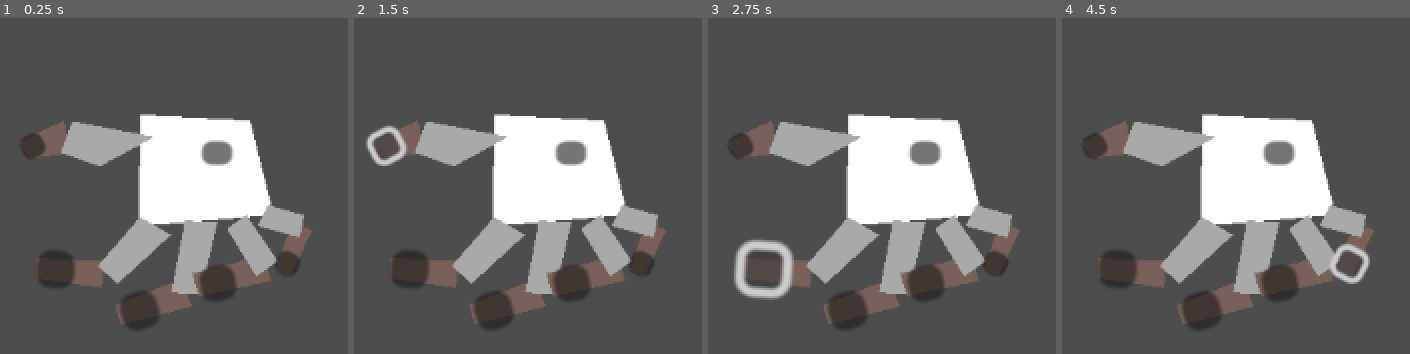
Above: before the commit, frames 1-4 (left to right).
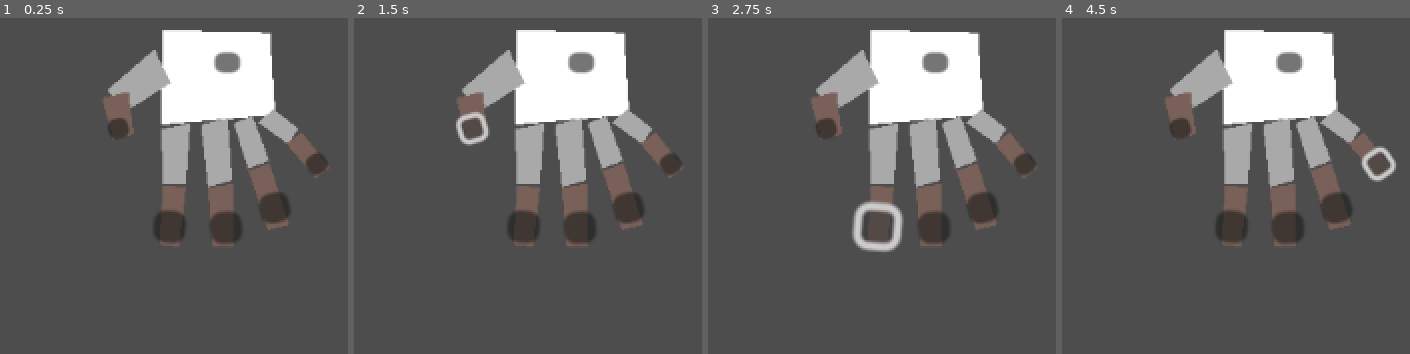
Above: after the commit, the same moments.

Repository: Peter-Pyshnyy/LudumDare57
Game: Godot game, scene res://scenes/main.tscn
The game is run twice, just before and just after one commit, with the same random seed, the same clock (stepped at 60 frames per second) and the same inputs.
Inputs (mouse positions are in pixels of both pictures, inside the frame that each line leads up to; where the layout moved, square brackets give the same spot in the first picture):
- Up to frame 1 (0.25 s): no input
- Up to frame 2 (1.5 s): click (580, 61) [569, 152] at 0.5 s; click (472, 128) [388, 145] at 1.25 s
- Up to frame 3 (2.75 s): click (875, 229) [760, 266] at 2 s
- Up to frame 4 (4.5 s): click (1288, 226) [1201, 310] at 2.75 s; click (1336, 209) [1281, 283] at 3.5 s; click (1378, 165) [1347, 263] at 4.25 s

The runs differ from the first frame. In frame 1, 37% of the frame differs, in the area x 6-95%, y 3-93%; in frame 2, 37%; in frame 3, 37%; in frame 4, 37%.

Commit message:
Added hand collision

Diff:
--- a/scenes/grips.gd
+++ b/scenes/grips.gd
@@ -19,7 +19,7 @@
 var dir: Vector2
 
 func _input(event):
-	if event is InputEventMouseButton:
+	if is_palm and event is InputEventMouseButton:
 		if event.button_index == MOUSE_BUTTON_WHEEL_UP:
 			palm.rotate(deg_to_rad(-3))
 		elif event.button_index == MOUSE_BUTTON_WHEEL_DOWN:
@@ -28,7 +28,6 @@
 func _physics_process(delta):
 	if is_dragging:
 		target.global_position = get_global_mouse_position() - offset
-		print(target.position)
 
 func focus_target(t: Node2D):
 	target = t
@@ -85,8 +84,10 @@
 
 
 func _on_palm_select_button_down():
+	is_palm = true
 	focus_target(palm)
 
 
 func _on_palm_select_button_up():
+	is_palm = false
 	unfocus()
--- a/scenes/hand.tscn
+++ b/scenes/hand.tscn
@@ -47,6 +47,39 @@
 modifications/3 = SubResource("SkeletonModification2DTwoBoneIK_m1v21")
 modifications/4 = SubResource("SkeletonModification2DTwoBoneIK_kdemd")
 
+[sub_resource type="RectangleShape2D" id="RectangleShape2D_eyfoh"]
+size = Vector2(32.0868, 34)
+
+[sub_resource type="RectangleShape2D" id="RectangleShape2D_cmdsa"]
+size = Vector2(15.7748, 8.7862)
+
+[sub_resource type="RectangleShape2D" id="RectangleShape2D_k7pjy"]
+size = Vector2(11.1249, 21.0054)
+
+[sub_resource type="RectangleShape2D" id="RectangleShape2D_m1v21"]
+size = Vector2(14.7185, 4.58039)
+
+[sub_resource type="RectangleShape2D" id="RectangleShape2D_kdemd"]
+size = Vector2(9.01015, 20.9917)
+
+[sub_resource type="RectangleShape2D" id="RectangleShape2D_n04oe"]
+size = Vector2(14.9742, 5.3869)
+
+[sub_resource type="RectangleShape2D" id="RectangleShape2D_yinqy"]
+size = Vector2(10.5788, 25.0676)
+
+[sub_resource type="RectangleShape2D" id="RectangleShape2D_ligq1"]
+size = Vector2(16.5455, 5.70965)
+
+[sub_resource type="RectangleShape2D" id="RectangleShape2D_y1wyv"]
+size = Vector2(8.56003, 20.9168)
+
+[sub_resource type="RectangleShape2D" id="RectangleShape2D_v24qn"]
+size = Vector2(17.4106, 7.05091)
+
+[sub_resource type="RectangleShape2D" id="RectangleShape2D_bfalx"]
+size = Vector2(7.80298, 14.799)
+
 [node name="Hand" type="Node2D"]
 position = Vector2(363, 159)
 
@@ -64,19 +97,19 @@
 scale = Vector2(1.00001, 1.00001)
 
 [node name="Thumb Target" type="Node2D" parent="Skeleton2D/Palm/IK Targets"]
-position = Vector2(-58.5217, 18.1631)
+position = Vector2(-33.6217, 45.5483)
 
 [node name="Index Target" type="Node2D" parent="Skeleton2D/Palm/IK Targets"]
-position = Vector2(-53.9004, 56.9394)
+position = Vector2(-12.6328, 89.2335)
 
 [node name="Mid Target" type="Node2D" parent="Skeleton2D/Palm/IK Targets"]
-position = Vector2(-23.822, 71.948)
+position = Vector2(11.3797, 88.6153)
 
 [node name="Ring Target" type="Node2D" parent="Skeleton2D/Palm/IK Targets"]
-position = Vector2(3.3061, 58.0901)
+position = Vector2(29.663, 77.3588)
 
 [node name="Pinky Target" type="Node2D" parent="Skeleton2D/Palm/IK Targets"]
-position = Vector2(30.9055, 51.2162)
+position = Vector2(45.1428, 54.2644)
 
 [node name="Test Target" type="Node2D" parent="Skeleton2D/Palm/IK Targets"]
 position = Vector2(-141.786, 47.2359)
@@ -84,7 +117,7 @@
 [node name="PalmPolygon" type="Polygon2D" parent="Skeleton2D/Palm"]
 scale = Vector2(1.27778, 1)
 skeleton = NodePath("../..")
-polygon = PackedVector2Array(-17.2174, -8, -18, 30, 18, 26, 11.7391, -6)
+polygon = PackedVector2Array(-17.2174, -8, -18, 30, 18, 26, 16.4348, -7)
 
 [node name="Palm Select" type="Button" parent="Skeleton2D/Palm/PalmPolygon"]
 anchors_preset = -1
@@ -97,22 +130,35 @@
 offset_right = 6.96072
 offset_bottom = 8.776
 
+[node name="Palm A2D" type="Area2D" parent="Skeleton2D/Palm/PalmPolygon"]
+
+[node name="Palm Collision" type="CollisionShape2D" parent="Skeleton2D/Palm/PalmPolygon/Palm A2D"]
+position = Vector2(-0.391205, 11)
+shape = SubResource("RectangleShape2D_eyfoh")
+
 [node name="Thumb1" type="Bone2D" parent="Skeleton2D/Palm"]
 position = Vector2(-23, 4)
-rest = Transform2D(1, 0, 0, 1, -23, 4)
+rotation = 0.612801
+scale = Vector2(1, 1)
+rest = Transform2D(0.81804, 0.575161, -0.575161, 0.81804, -23, 4)
 metadata/_local_pose_override_enabled_ = true
 
 [node name="Thumb2" type="Bone2D" parent="Skeleton2D/Palm/Thumb1"]
+z_index = 1
 position = Vector2(-19, 17)
-scale = Vector2(1, 1)
-rest = Transform2D(-0.553392, 0.832921, -0.832921, -0.553392, -19, 17)
+rotation = 2.41168
+scale = Vector2(1, 1)
+rest = Transform2D(-0.745234, 0.666802, -0.666802, -0.745234, -19, 17)
+auto_calculate_length_and_angle = false
+length = 16.0
+bone_angle = -1.82123e-06
 metadata/_local_pose_override_enabled_ = true
 
 [node name="Thumb2Polygon" type="Polygon2D" parent="Skeleton2D/Palm/Thumb1/Thumb2"]
 rotation = 0.0715228
 color = Color(0.476252, 0.380246, 0.346791, 1)
 skeleton = NodePath("../../../..")
-polygon = PackedVector2Array(-0.559063, 2.77263, 3.06348, -8.03834, 15.8142, -3.30334, 16.6357, 3.35436)
+polygon = PackedVector2Array(-0.559063, 2.77263, 0.0453796, -8.02765, 16.9366, -5.25504, 16.6357, 3.35436)
 
 [node name="Thumb Select" type="Button" parent="Skeleton2D/Palm/Thumb1/Thumb2/Thumb2Polygon"]
 z_index = 3
@@ -126,24 +172,43 @@
 offset_right = 16.9046
 offset_bottom = 3.50684
 
+[node name="Thumb2 A2D" type="Area2D" parent="Skeleton2D/Palm/Thumb1/Thumb2/Thumb2Polygon"]
+
+[node name="Thumb2 Collision" type="CollisionShape2D" parent="Skeleton2D/Palm/Thumb1/Thumb2/Thumb2Polygon/Thumb2 A2D"]
+position = Vector2(7.87424, -1.61942)
+rotation = 0.0455898
+scale = Vector2(1, 1)
+shape = SubResource("RectangleShape2D_cmdsa")
+
 [node name="Thumb Anchor" type="Node2D" parent="Skeleton2D/Palm/Thumb1/Thumb2"]
-position = Vector2(16.0006, 0.000738745)
+position = Vector2(16.0009, -0.000105707)
 
 [node name="Thumb1Polygon" type="Polygon2D" parent="Skeleton2D/Palm/Thumb1"]
 color = Color(0.666569, 0.666569, 0.666569, 1)
 skeleton = NodePath("../../..")
-polygon = PackedVector2Array(-1, -7, -2, 14, -13, 23, -20, 14)
+polygon = PackedVector2Array(-2.87582, -4.09019, 4.93356, 8.75554, -13, 23, -20, 14)
+
+[node name="Thumb1 A2D" type="Area2D" parent="Skeleton2D/Palm/Thumb1/Thumb1Polygon"]
+
+[node name="Thumb1 Collision" type="CollisionShape2D" parent="Skeleton2D/Palm/Thumb1/Thumb1Polygon/Thumb1 A2D"]
+position = Vector2(-7.21313, 10.6809)
+rotation = 0.868592
+scale = Vector2(1, 1)
+shape = SubResource("RectangleShape2D_k7pjy")
 
 [node name="Index1" type="Bone2D" parent="Skeleton2D/Palm"]
 position = Vector2(-16, 30)
-rest = Transform2D(1, 0, 0, 1, -16, 30)
+rotation = -0.123401
+scale = Vector2(0.999996, 0.999996)
+rest = Transform2D(0.992392, -0.123087, 0.123087, 0.992392, -16, 30)
 metadata/_local_pose_override_enabled_ = true
 
 [node name="Index2" type="Bone2D" parent="Skeleton2D/Palm/Index1"]
+z_index = 1
 position = Vector2(-5, 23)
-rotation = 1.67726
+rotation = 1.78486
 scale = Vector2(1.6, 1.6)
-rest = Transform2D(-0.170022, 1.59094, -1.59094, -0.170022, -5, 23)
+rest = Transform2D(-0.339887, 1.56348, -1.56348, -0.339887, -5, 23)
 auto_calculate_length_and_angle = false
 length = 16.0
 bone_angle = 2.04906e-05
@@ -152,7 +217,7 @@
 [node name="Index2Polygon" type="Polygon2D" parent="Skeleton2D/Palm/Index1/Index2"]
 color = Color(0.476252, 0.380246, 0.346791, 1)
 skeleton = NodePath("../../../../..")
-polygon = PackedVector2Array(0.887119, 2.41943, 0.910847, -3.24014, 14.8486, -2.21542, 15.3136, 2.13481)
+polygon = PackedVector2Array(0.887119, 2.41943, 0.680382, -3.28194, 15.7886, -2.77266, 15.6189, 2.26341)
 
 [node name="Index Select" type="Button" parent="Skeleton2D/Palm/Index1/Index2/Index2Polygon"]
 anchors_preset = -1
@@ -160,6 +225,14 @@
 offset_top = -3.73989
 offset_right = 15.4946
 offset_bottom = 4.26011
+
+[node name="Index2 A2D" type="Area2D" parent="Skeleton2D/Palm/Index1/Index2/Index2Polygon"]
+
+[node name="Index2 Collision" type="CollisionShape2D" parent="Skeleton2D/Palm/Index1/Index2/Index2Polygon/Index2 A2D"]
+position = Vector2(8.03364, -0.115982)
+rotation = -0.00356145
+scale = Vector2(0.999999, 0.999999)
+shape = SubResource("RectangleShape2D_m1v21")
 
 [node name="Index Anchor" type="Node2D" parent="Skeleton2D/Palm/Index1/Index2"]
 position = Vector2(16.0006, 0.000744581)
@@ -170,16 +243,26 @@
 skeleton = NodePath("../../..")
 polygon = PackedVector2Array(-7, 2, 5, 1, 0, 25, -9, 24)
 
+[node name="Index1 A2D" type="Area2D" parent="Skeleton2D/Palm/Index1/Intex1Polygon"]
+
+[node name="Index1 Collision" type="CollisionShape2D" parent="Skeleton2D/Palm/Index1/Intex1Polygon/Index1 A2D"]
+position = Vector2(-3.02252, 13.2209)
+rotation = 0.120819
+shape = SubResource("RectangleShape2D_kdemd")
+
 [node name="Mid1" type="Bone2D" parent="Skeleton2D/Palm"]
 position = Vector2(0, 28)
-rest = Transform2D(1, 0, 0, 1, 0, 28)
+rotation = -0.154739
+scale = Vector2(0.999997, 0.999997)
+rest = Transform2D(0.988049, -0.154121, 0.154121, 0.988049, 0, 28)
 metadata/_local_pose_override_enabled_ = true
 
 [node name="Mid2" type="Bone2D" parent="Skeleton2D/Palm/Mid1"]
+z_index = 1
 position = Vector2(-2, 26)
-rotation = 1.55509
+rotation = 1.64757
 scale = Vector2(1.585, 1.585)
-rest = Transform2D(0.024896, 1.5848, -1.5848, 0.024896, -2, 26)
+rest = Transform2D(-0.121563, 1.58033, -1.58033, -0.121563, -2, 26)
 auto_calculate_length_and_angle = false
 length = 16.0
 bone_angle = 2.04906e-05
@@ -188,7 +271,7 @@
 [node name="Mid2Polygon" type="Polygon2D" parent="Skeleton2D/Palm/Mid1/Mid2"]
 color = Color(0.476252, 0.380246, 0.346791, 1)
 skeleton = NodePath("../../../..")
-polygon = PackedVector2Array(0.571377, 3.79493, 0.0396423, -2.52335, 15.8007, -1.64476, 15.7313, 2.7711)
+polygon = PackedVector2Array(0.571377, 3.79493, 0.0396423, -2.52335, 15.8007, -1.64476, 15.5285, 3.76418)
 
 [node name="Mid Select" type="Button" parent="Skeleton2D/Palm/Mid1/Mid2/Mid2Polygon"]
 anchors_preset = -1
@@ -201,6 +284,14 @@
 offset_right = 15.0
 offset_bottom = 4.0
 
+[node name="Mid2 A2D" type="Area2D" parent="Skeleton2D/Palm/Mid1/Mid2/Mid2Polygon"]
+
+[node name="Mid2 Collision" type="CollisionShape2D" parent="Skeleton2D/Palm/Mid1/Mid2/Mid2Polygon/Mid2 A2D"]
+position = Vector2(8.11305, 0.879272)
+rotation = 0.0256929
+scale = Vector2(1, 1)
+shape = SubResource("RectangleShape2D_n04oe")
+
 [node name="Mid Anchor" type="Node2D" parent="Skeleton2D/Palm/Mid1/Mid2"]
 position = Vector2(16.0006, 0.000744581)
 
@@ -209,16 +300,26 @@
 skeleton = NodePath("../../..")
 polygon = PackedVector2Array(-7, 1, 4, 0, 2, 25, -8, 26)
 
+[node name="Mid1 A2D" type="Area2D" parent="Skeleton2D/Palm/Mid1/Mid1Polygon"]
+
+[node name="Mid1 Collision" type="CollisionShape2D" parent="Skeleton2D/Palm/Mid1/Mid1Polygon/Mid1 A2D"]
+position = Vector2(-2.02295, 13.3392)
+rotation = 0.041317
+shape = SubResource("RectangleShape2D_yinqy")
+
 [node name="Ring1" type="Bone2D" parent="Skeleton2D/Palm"]
 position = Vector2(12, 27)
-rest = Transform2D(1, 0, 0, 1, 12, 27)
+rotation = -0.260602
+scale = Vector2(0.999999, 0.999999)
+rest = Transform2D(0.966234, -0.257662, 0.257662, 0.966234, 12, 27)
 metadata/_local_pose_override_enabled_ = true
 
 [node name="Ring2" type="Bone2D" parent="Skeleton2D/Palm/Ring1"]
+z_index = 1
 position = Vector2(0, 20)
-rotation = 1.55509
+rotation = 1.5708
 scale = Vector2(1.495, 1.495)
-rest = Transform2D(0.0234824, 1.49482, -1.49482, 0.0234824, 0, 20)
+rest = Transform2D(-4.21786e-07, 1.495, -1.495, -4.21786e-07, 0, 20)
 auto_calculate_length_and_angle = false
 length = 16.0
 bone_angle = -1.36604e-05
@@ -227,7 +328,7 @@
 [node name="Ring2Polygon" type="Polygon2D" parent="Skeleton2D/Palm/Ring1/Ring2"]
 color = Color(0.476252, 0.380246, 0.346791, 1)
 skeleton = NodePath("../../../..")
-polygon = PackedVector2Array(0.616282, 3.35458, 0.0420265, -2.67525, 16.7729, -3.08141, 17.3576, 2.27961)
+polygon = PackedVector2Array(0.616282, 3.35458, 0.0420265, -2.67525, 17.3434, -3.57623, 17.3576, 2.27961)
 
 [node name="Ring Select" type="Button" parent="Skeleton2D/Palm/Ring1/Ring2/Ring2Polygon"]
 anchors_preset = -1
@@ -240,6 +341,14 @@
 offset_right = 16.0692
 offset_bottom = 3.11101
 
+[node name="Ring2 A2D" type="Area2D" parent="Skeleton2D/Palm/Ring1/Ring2/Ring2Polygon"]
+
+[node name="Ring2 Collision" type="CollisionShape2D" parent="Skeleton2D/Palm/Ring1/Ring2/Ring2Polygon/Ring2 A2D"]
+position = Vector2(8.86084, -0.198044)
+rotation = -0.0545969
+scale = Vector2(0.999999, 0.999999)
+shape = SubResource("RectangleShape2D_ligq1")
+
 [node name="Ring Anchor" type="Node2D" parent="Skeleton2D/Palm/Ring1/Ring2"]
 position = Vector2(16.0006, 0.000744581)
 
@@ -248,16 +357,26 @@
 skeleton = NodePath("../../..")
 polygon = PackedVector2Array(-6, 1, 2, 0, 4, 19, -5, 20)
 
+[node name="Ring1 A2D" type="Area2D" parent="Skeleton2D/Palm/Ring1/Ring1Polygon"]
+
+[node name="Ring1 Collision" type="CollisionShape2D" parent="Skeleton2D/Palm/Ring1/Ring1Polygon/Ring1 A2D"]
+position = Vector2(-1.32639, 9.25848)
+rotation = -0.087747
+shape = SubResource("RectangleShape2D_y1wyv")
+
 [node name="Pinky1" type="Bone2D" parent="Skeleton2D/Palm"]
 position = Vector2(19, 26)
-rest = Transform2D(1, 0, 0, 1, 19, 26)
+rotation = -0.412971
+scale = Vector2(1, 1)
+rest = Transform2D(0.915932, -0.401332, 0.401332, 0.915932, 19, 26)
 metadata/_local_pose_override_enabled_ = true
 
 [node name="Pinky2" type="Bone2D" parent="Skeleton2D/Palm/Pinky1"]
+z_index = 1
 position = Vector2(5, 14)
-rotation = 1.1973
-scale = Vector2(1, 1)
-rest = Transform2D(0.364877, 0.931056, -0.931056, 0.364877, 5, 14)
+rotation = 1.22777
+scale = Vector2(0.999999, 0.999999)
+rest = Transform2D(0.336337, 0.941741, -0.941741, 0.336337, 5, 14)
 auto_calculate_length_and_angle = false
 length = 16.0
 bone_angle = 2.04906e-05
@@ -266,7 +385,7 @@
 [node name="Pinky2Polygon" type="Polygon2D" parent="Skeleton2D/Palm/Pinky1/Pinky2"]
 color = Color(0.476252, 0.380246, 0.346791, 1)
 skeleton = NodePath("../../../..")
-polygon = PackedVector2Array(0.402611, 4.45398, 0.267593, 0.1544, 0.163574, -3.15804, 17.6146, -3.83741, 17.6523, 1.54762)
+polygon = PackedVector2Array(0.402611, 4.45398, 0.267593, 0.1544, 0.163574, -3.15804, 18.2496, -4.51106, 18.4576, 2.55698)
 
 [node name="Pinky Select" type="Button" parent="Skeleton2D/Palm/Pinky1/Pinky2/Pinky2Polygon"]
 anchors_preset = -1
@@ -279,6 +398,14 @@
 offset_right = 18.1121
 offset_bottom = 3.16966
 
+[node name="Pinky2 A2D" type="Area2D" parent="Skeleton2D/Palm/Pinky1/Pinky2/Pinky2Polygon"]
+
+[node name="Pinky2 Collision" type="CollisionShape2D" parent="Skeleton2D/Palm/Pinky1/Pinky2/Pinky2Polygon/Pinky2 A2D"]
+position = Vector2(8.99615, 0.0199585)
+rotation = -0.104934
+scale = Vector2(1, 1)
+shape = SubResource("RectangleShape2D_v24qn")
+
 [node name="Pinky Anchor" type="Node2D" parent="Skeleton2D/Palm/Pinky1/Pinky2"]
 position = Vector2(16.0006, 0.000744581)
 
@@ -287,6 +414,13 @@
 color = Color(0.666569, 0.666569, 0.666569, 1)
 skeleton = NodePath("../../..")
 polygon = PackedVector2Array(-4, 4, 4, 3, 8, 15, 1, 18)
+
+[node name="Pinky1 A2D" type="Area2D" parent="Skeleton2D/Palm/Pinky1/Pinky1Polygon"]
+
+[node name="Pinky1 Collision" type="CollisionShape2D" parent="Skeleton2D/Palm/Pinky1/Pinky1Polygon/Pinky1 A2D"]
+position = Vector2(2.14682, 9.375)
+rotation = -0.325621
+shape = SubResource("RectangleShape2D_bfalx")
 
 [connection signal="button_down" from="Skeleton2D/Palm/PalmPolygon/Palm Select" to="Skeleton2D" method="_on_palm_select_button_down"]
 [connection signal="button_up" from="Skeleton2D/Palm/PalmPolygon/Palm Select" to="Skeleton2D" method="_on_palm_select_button_up"]
--- a/scenes/main.tscn
+++ b/scenes/main.tscn
@@ -1,6 +1,9 @@
-[gd_scene load_steps=2 format=3 uid="uid://b4g21r2e13581"]
+[gd_scene load_steps=3 format=3 uid="uid://b4g21r2e13581"]
 
 [ext_resource type="PackedScene" uid="uid://cyiacwvceu3mp" path="res://scenes/hand.tscn" id="1_o5qli"]
+
+[sub_resource type="WorldBoundaryShape2D" id="WorldBoundaryShape2D_o5qli"]
+distance = -149.0
 
 [node name="Node2D" type="Node2D"]
 
@@ -8,6 +11,10 @@
 position = Vector2(-22, 41)
 scale = Vector2(1, 1)
 
+[node name="CollisionShape2D" type="CollisionShape2D" parent="."]
+position = Vector2(-6, 12)
+shape = SubResource("WorldBoundaryShape2D_o5qli")
+
 [node name="Hand" parent="." instance=ExtResource("1_o5qli")]
-position = Vector2(-12, -80)
-scale = Vector2(2.12, 2.12)
+position = Vector2(-3, -144)
+scale = Vector2(1.795, 1.795)
Not shown: 1 places in scenes/hand.tscn that only renumber resources
